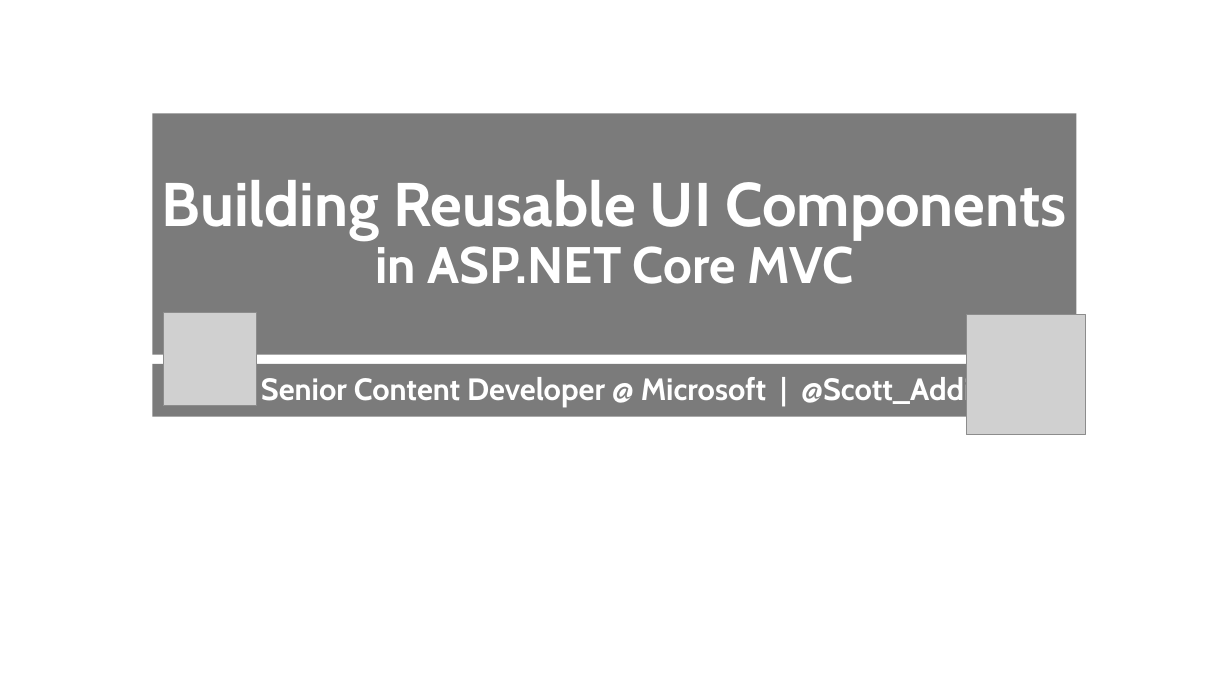
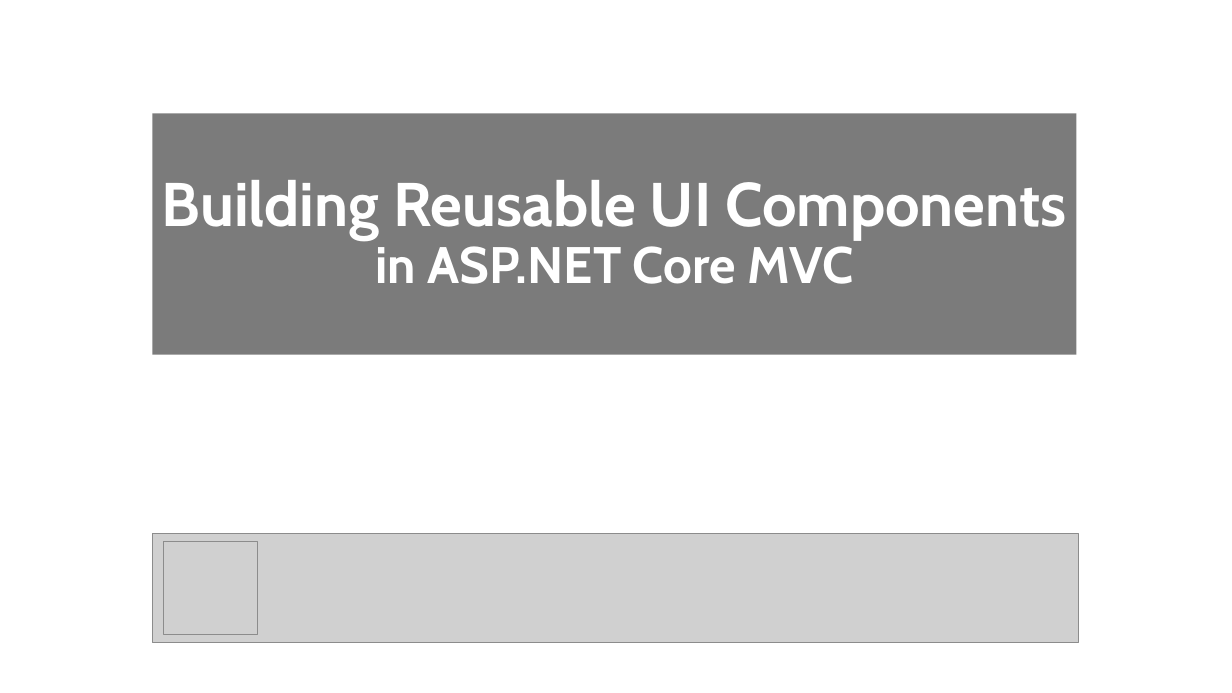
Before and after one commit to scottaddie/slide-decks, a slide deck: slide 1 of Building Reusable UI Components in ASP.NET Core MVC.pptx. Drawn at 1232x693 pixels with LibreOffice and Linux fonts; fonts in the diff are those of the drawing; grey boxes stand for pictures; background and template pictures are left out. Boxes give left, top, right and bottom in pixels: in the first picture for what was removed or moved away, otherwise in the second. Text is boxed around its words. In the diff, an @@ line names an element or a change of style, - is before the commit and + after.

Commit message:
Update title slide

```diff
--- a/Building Reusable UI Components in ASP.NET Core MVC.pptx
+++ b/Building Reusable UI Components in ASP.NET Core MVC.pptx
@@ picture removed at box(966, 315, 1086, 435) @@
@@ subtitle removed at box(152, 364, 1077, 417) @@
-Senior Content Developer @ Microsoft | @Scott_Addie
@@ picture added at box(152, 533, 1079, 643) @@
@@ picture: place and size @@
-picture at box(163, 312, 256, 406)
+picture at box(164, 542, 257, 635)
```
Also in this commit, not shown: 1 other file.
